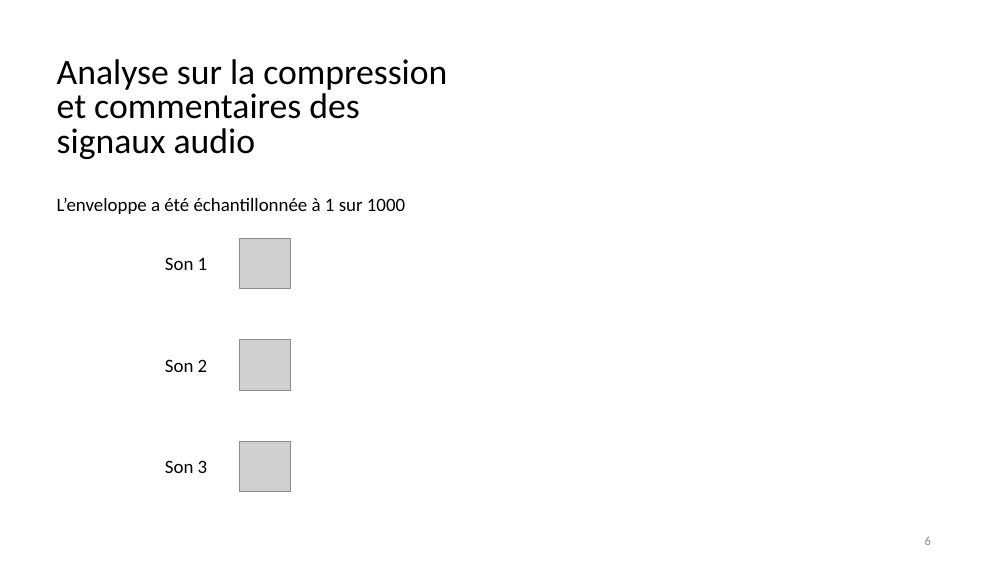
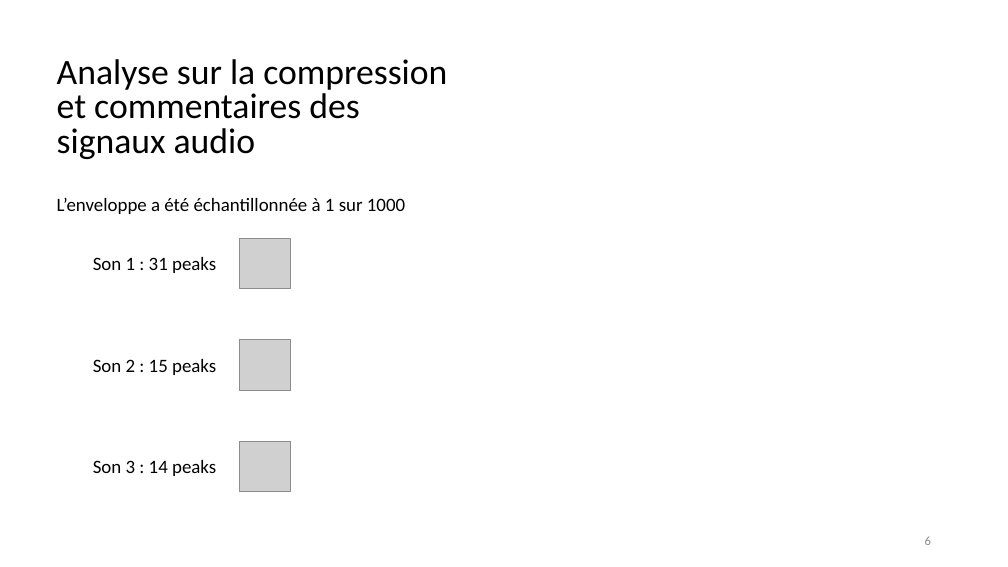
Before and after one commit to pgarneau/s4_app4, a slide deck: slide 6 of Présentation/Présentation_APP4S4.pptx. Drawn at 1008x567 pixels with LibreOffice and Linux fonts; fonts in the diff are those of the drawing; grey boxes stand for pictures; background and template pictures are left out. Boxes give left, top, right and bottom in pixels: in the first picture for what was removed or moved away, otherwise in the second. Text is boxed around its words. In the diff, an @@ line names an element or a change of style, - is before the commit and + after.

Commit message:
Updated pptx and correlation.m

```diff
--- a/Présentation/Présentation_APP4S4.pptx
+++ b/Présentation/Présentation_APP4S4.pptx
@@ text at <box>93,257,216,273</box>: text changed @@
-Son 1
+Son 1 : 31 peaks
@@ text at <box>93,359,216,375</box>: text changed @@
-Son 2
+Son 2 : 15 peaks
@@ text at <box>93,460,216,476</box>: text changed @@
-Son 3
+Son 3 : 14 peaks
```
Also in this commit, not shown: 1 other slide changed, 2 other files.
